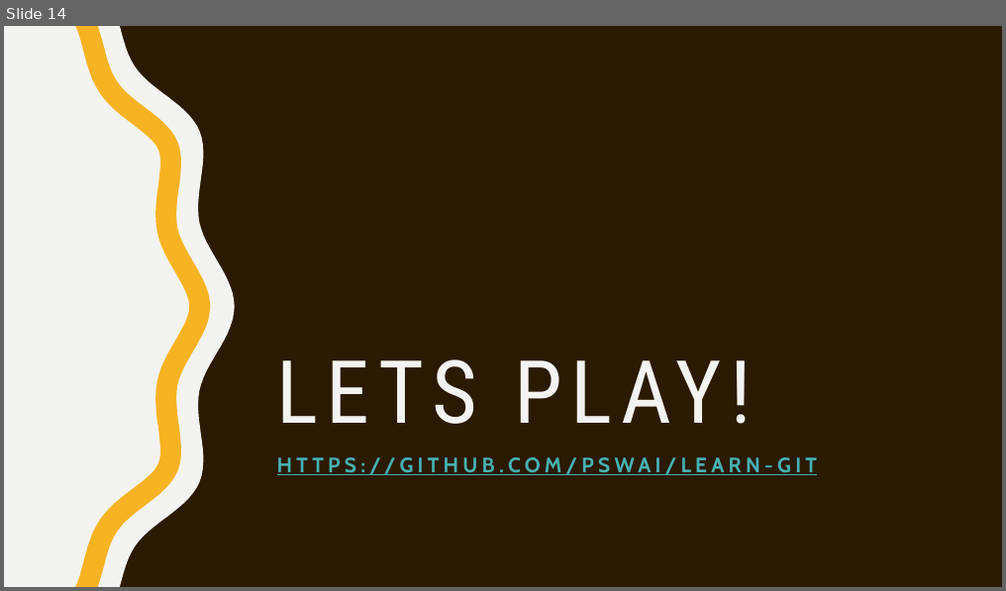
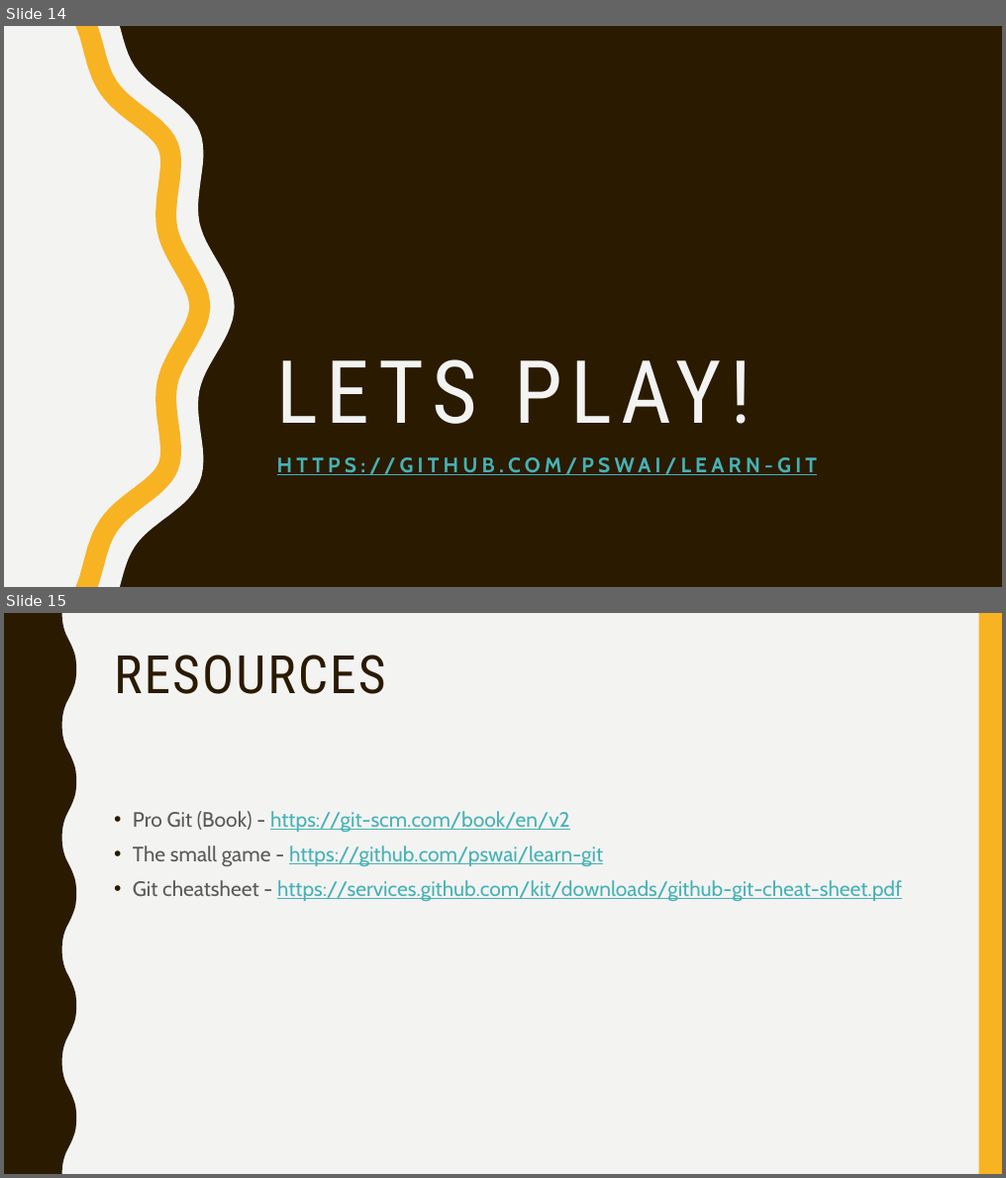
Before and after one commit to pswai/learn-git, a slide deck: learn-git.pptx. Shown one above the other, each under a label of ours: slide 14 before the commit, slides 14 and 15 after it. The pictures are 1006x591 and 1006x1178 pixels, drawn with LibreOffice and Linux fonts; fonts in the diff are those of the drawing. Boxes give left, top, right and bottom in pixels: in the first picture for what was removed or moved away, otherwise in the second. Text is boxed around its words. In the diff, an @@ line names an element or a change of style, - is before the commit and + after.

Commit message:
add resources to slide

```diff
--- a/learn-git.pptx
+++ b/learn-git.pptx
@@ slide 15 added at (4,613,1002,1174), background #F3F3F2 @@
@@ freeform shape added at (4,613,76,1174), fill #2A1A00 @@
@@ rectangle added at (979,613,1002,1174), fill #F8B323 @@
@@ title added at (114,655,386,694), 51 pt, text #2A1A00 @@
+RESOURCES
@@ text added at (133,811,902,901), 20 pt, text #46B2B5, underline @@
+• Pro Git (Book) - https://git-scm.com/book/en/v2
+• The small game - https://github.com/pswai/learn-git
+• Git cheatsheet - https://services.github.com/kit/downloads/github-git-cheat-sheet.pdf
```
Also in this commit, not shown: 1 other slide added.
